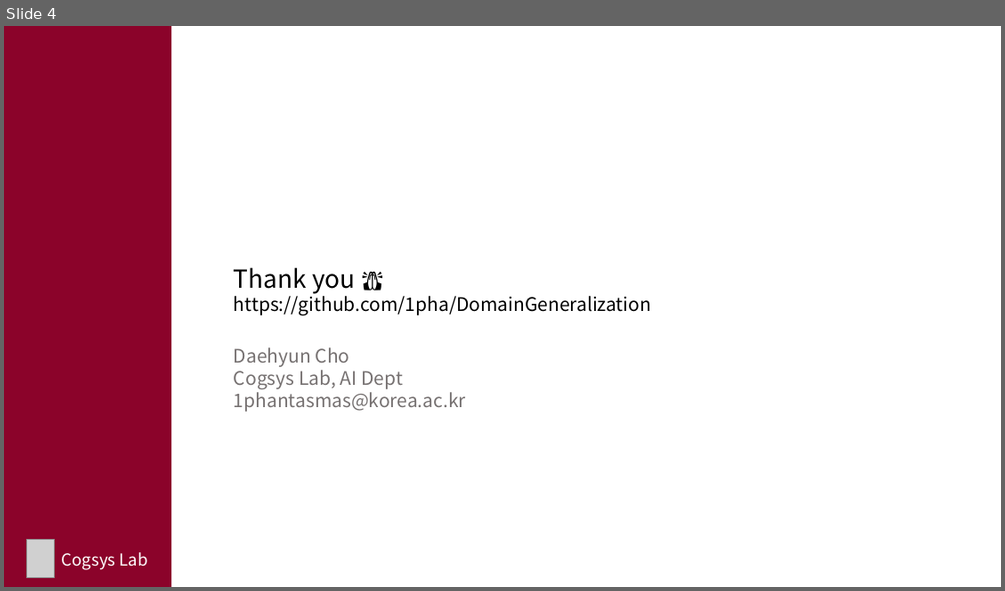
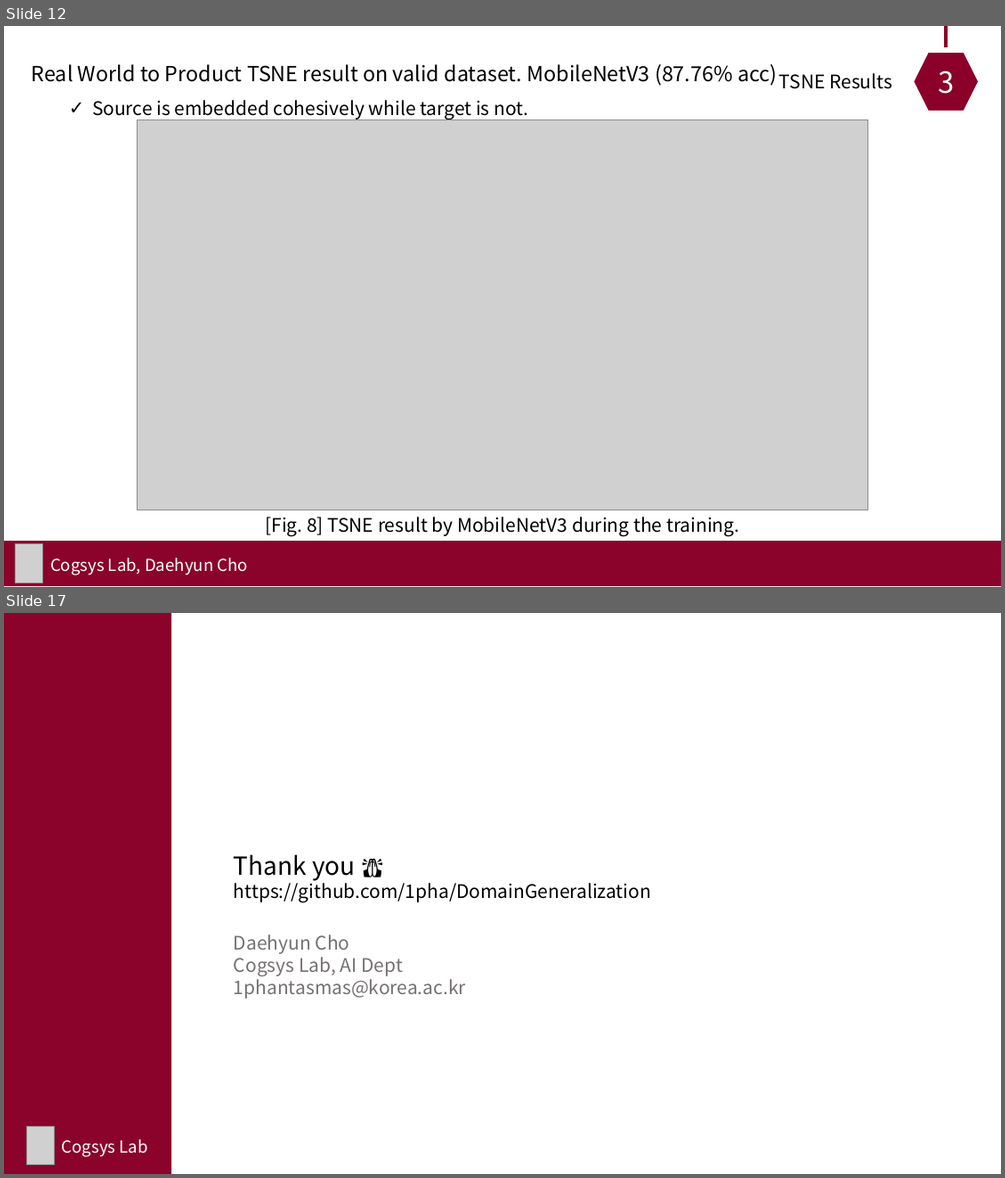
Before and after one commit to 1pha/DomainGeneralization, a slide deck: assets/Project2 Result.pptx. Shown one above the other, each under a label of ours: slide 4 before the commit, slides 12 and 17 after it; the slides between them are not shown. The pictures are 1005x591 and 1005x1178 pixels, drawn with LibreOffice and Linux fonts; fonts in the diff are those of the drawing; grey boxes stand for pictures. Boxes give left, top, right and bottom in pixels: in the first picture for what was removed or moved away, otherwise in the second. Text is boxed around its words. In the diff, an @@ line names an element or a change of style, - is before the commit and + after.

Commit message:
[Adapt] final results

```diff
--- a/assets/Project2 Result.pptx
+++ b/assets/Project2 Result.pptx
@@ slide 12 added at (x1=4, y1=26, x2=1001, y2=587), background #FFFFFF @@
@@ hexagon added at (x1=908, y1=47, x2=984, y2=117), fill #8B0028, outline #FFFFFF 10 pt, 28 pt, text #FFFFFF @@
+3
@@ line added from (947, 26) to (947, 47), #8B0028 3 pt @@
@@ text added at (x1=32, y1=64, x2=777, y2=119), 20 pt, text #000000 @@
+Real World to Product TSNE result on valid dataset. MobileNetV3 (87.76% acc)
+  ✓ Source is embedded cohesively while target is not.
@@ text added at (x1=779, y1=73, x2=892, y2=89), 18 pt, text #000000 @@
+TSNE Results
@@ picture added at (x1=138, y1=119, x2=867, y2=510) @@
@@ text added at (x1=265, y1=516, x2=739, y2=536), 18 pt, text #000000 @@
+[Fig. 8] TSNE result by MobileNetV3 during the training.
@@ rectangle added at (x1=4, y1=540, x2=1001, y2=586), fill #8B032A @@
@@ picture added at (x1=16, y1=544, x2=43, y2=583) @@
@@ text added at (x1=50, y1=557, x2=248, y2=575), 16 pt, text #FFFFFF @@
+Cogsys Lab, Daehyun Cho
@@ what was slide 4 is now slide 17 @@
```
Also in this commit, not shown: 3 slides changed, 12 other slides added, 1 slide removed, 9 other files.
